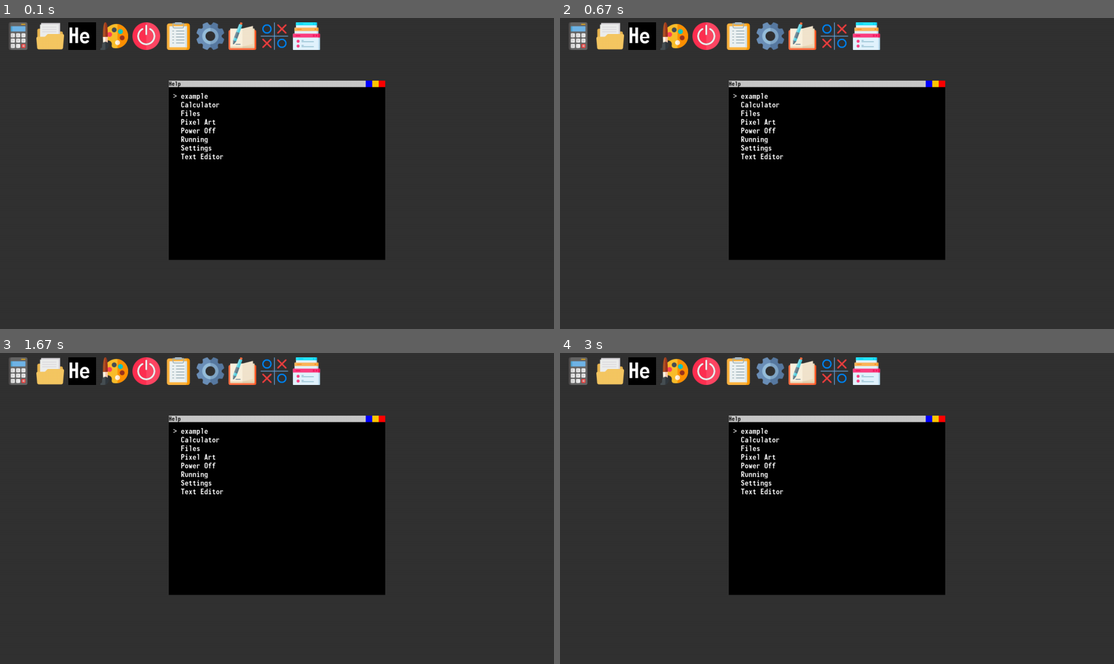
Above: before the commit, frames 1-4 (two rows, left to right).
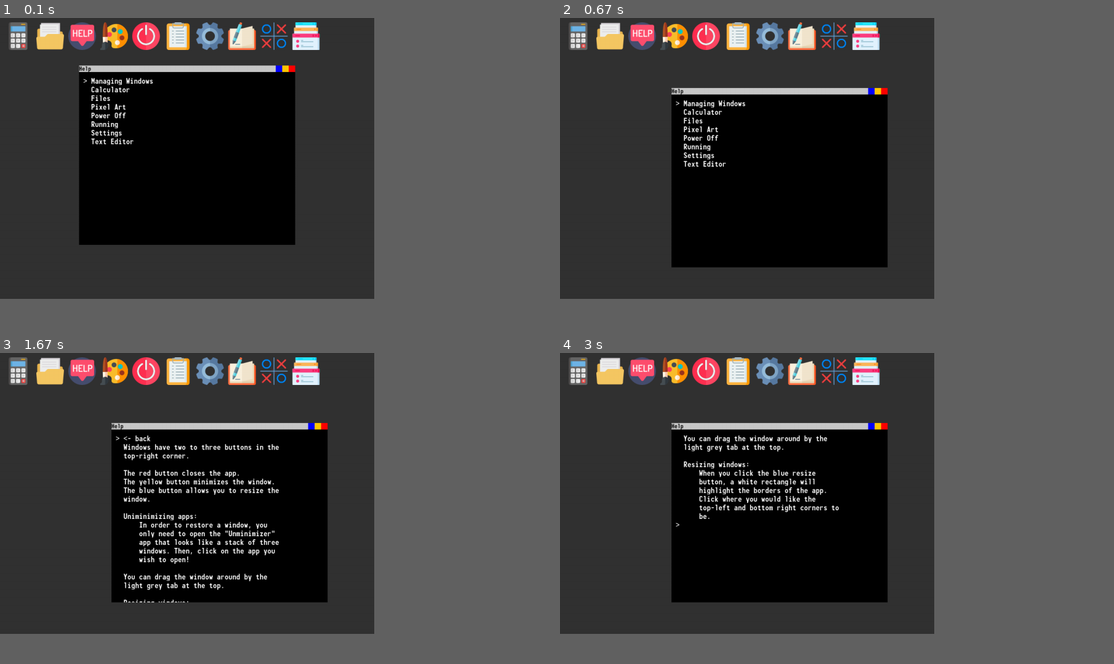
Above: after the commit, the same moments.

Repository: milktheinternet/pygameVOS
Game: pygame game, started from vos.py
Two runs of this game, one before a commit and one after it. Both use one fixed random seed, a clock stepped at 60 frames per second and the inputs below.
Inputs (mouse positions are in pixels of both pictures, inside the frame that each line leads up to):
- Up to frame 1 (0.1 s): no input
- Up to frame 2 (0.67 s): press the mouse at (748, 67) at 0.37 s; move the mouse to (764, 80) at 0.47 s; release the mouse at (781, 89) at 0.6 s
- Up to frame 3 (1.67 s): hold Up 0.67-1.13 s; hold Down 1.22-1.52 s; tap Enter at 1.55 s
- Up to frame 4 (3 s): hold Up 1.88-2.25 s; hold Down 2.28-2.65 s; hold Up 2.68-2.98 s
The window is 900x506 before the commit and 608x457 after it. Grey fills any space a smaller window leaves; there, only what the larger window draws over its background counts as a difference.

The runs differ from the first frame. In frame 1, 23% of the frame differs, in the area x 11-70%, y 1-78%; in frame 2, 15%; in frame 3, 17%; in frame 4, 16%.

Commit message:
added help icon, fixed settings bug, added scrolling to DictApps

Diff:
--- a/users/username/apps/Calculator/help.txt
+++ b/users/username/apps/Calculator/help.txt
@@ -2,13 +2,12 @@
 ---
 
 You can type directly into the
-calculator.
+calculator or you can use the buttons.
 
 Press ENTER or click the '=' button to
 see a solution.
 
-Press BACKSPACE or click the '<-' button
-to remove the last character.
+Press BACKSPACE or click the '<-' to go back a character.
 
 Click the 'C' button to reset the
 calculator.
--- /dev/null
+++ b/users/username/apps/Help/help_txts/Managing Windows.txt
@@ -0,0 +1,25 @@
+Windows have two to three buttons in the
+top-right corner.
+
+The red button closes the app.
+The yellow button minimizes the window.
+The blue button allows you to resize the
+window.
+
+Uniminimizing apps:
+    In order to restore a window, you
+    only need to open the "Unminimizer"
+    app that looks like a stack of three
+    windows. Then, click on the app you
+    wish to open!
+
+You can drag the window around by the
+light grey tab at the top.
+
+Resizing windows:
+    When you click the blue resize
+    button, a white rectangle will
+    highlight the borders of the app.
+    Click where you would like the
+    top-left and bottom right corners to
+    be.
--- a/users/username/apps/Help/help_txts/example.txt
+++ /dev/null
@@ -1,3 +0,0 @@
-This is a test help file.
-
-It will demonstrate the capabilities of the Help app.
--- a/users/username/apps/Settings/app.py
+++ b/users/username/apps/Settings/app.py
@@ -1,3 +1,4 @@
+
 from vos import *
 
 # SETTINGS APP
@@ -28,7 +29,8 @@
     def set_json(self, json):
         s = "{\n"
         for key, value in json.items():
-            s += f"'{key}':'{value}',\n"
+            a, b = "'",'"'
+            s += f"'{key}':'{str(value).replace(a,b)}',\n"
         s += "}\n"
         with open(self.settings_path,'w') as f: f.write(s)
 
--- a/users/username/apps/Settings/settings.json
+++ b/users/username/apps/Settings/settings.json
@@ -1,4 +1,5 @@
 {
 'desktop-background':'(50,50,50)',
-'on-start':['Help'],
+'on-start':'["Help"]',
+'resolution':'(866, 650)',
 }
--- a/users/username/apps/start/app.py
+++ b/users/username/apps/start/app.py
@@ -6,5 +6,8 @@
         self.desktop = False
     def run(self):
         self.vos.get_app("Desktop").run()
-        for app in self.vos.get_app("Settings").get("on-start"):
-            self.vos.get_app(app).run()
+        apps = self.vos.get_app("Settings").get("on-start")
+        if apps:
+            for app in eval(apps):
+                print(app)
+                self.vos.get_app(app).run()
--- a/vos.py
+++ b/vos.py
@@ -241,6 +241,15 @@
         pg.display.update()
 
 if __name__ == "__main__":
-    vos = VOS(user="username")
+    res = (650*4//3, 650)
+    user = "username"
+    vos = VOS(user=user, res=res)
+    settings = vos.get_app("Settings")
+    if settings:
+        nres = settings.get("resolution")
+        if nres:
+            vos = VOS(user=user, res=eval(nres))
+        else:
+            settings.set("resolution", res)
     vos.start()
     pg.display.quit()
--- a/vos_apps.py
+++ b/vos_apps.py
@@ -259,7 +259,8 @@
         self.line_height = 20
         if not self.res:
             self.res = self.vos.res
-        self.max_lines = self.res[1]//(self.line_height+self.margin)
+        self.max_lines = self.res[1]// \
+                         (self.line_height)
         self.bg = (0,0,0)
         self.color = (255,255,255)
         self.old_text = ""
@@ -333,6 +334,14 @@
 
         self.update_render(s)
 
+    def update_render(self, s):
+        s = s.split('\n')
+        mxl = self.max_lines // 2
+        if self.idx >= mxl:
+            s = s[self.idx-mxl:]
+        s = '\n'.join(s)
+        super().update_render(s)
+
     def on_run(self):
         super().on_run()
         self.update_render(str(self.tree))
Binary file added: users/username/apps/Help/icon.png
